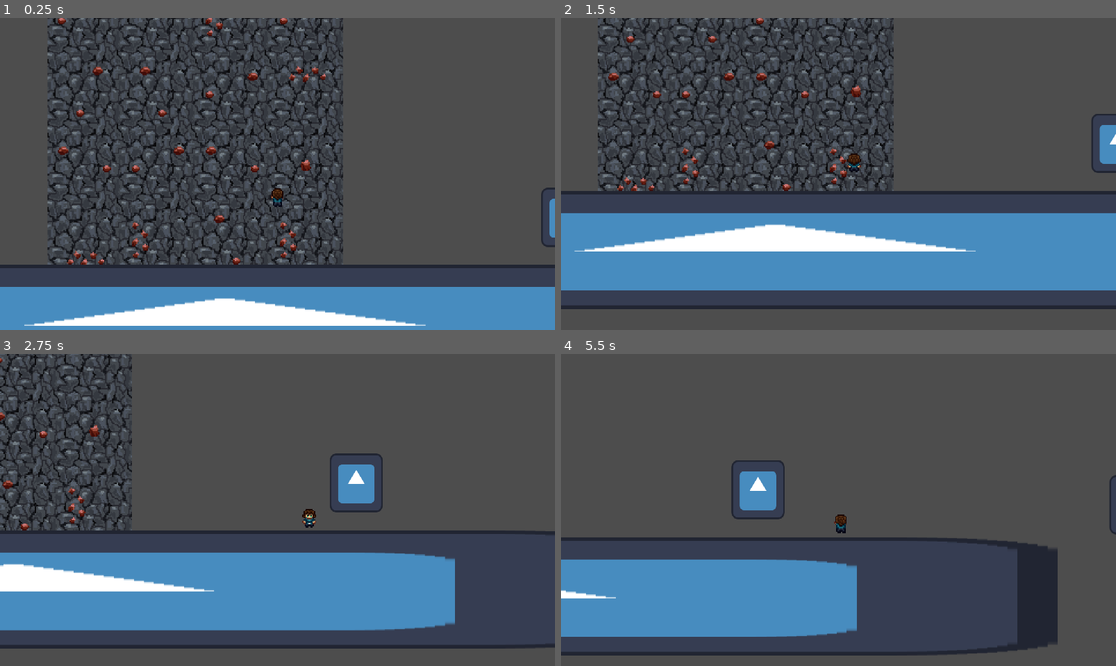
Above: before the commit, frames 1-4 (two rows, left to right).
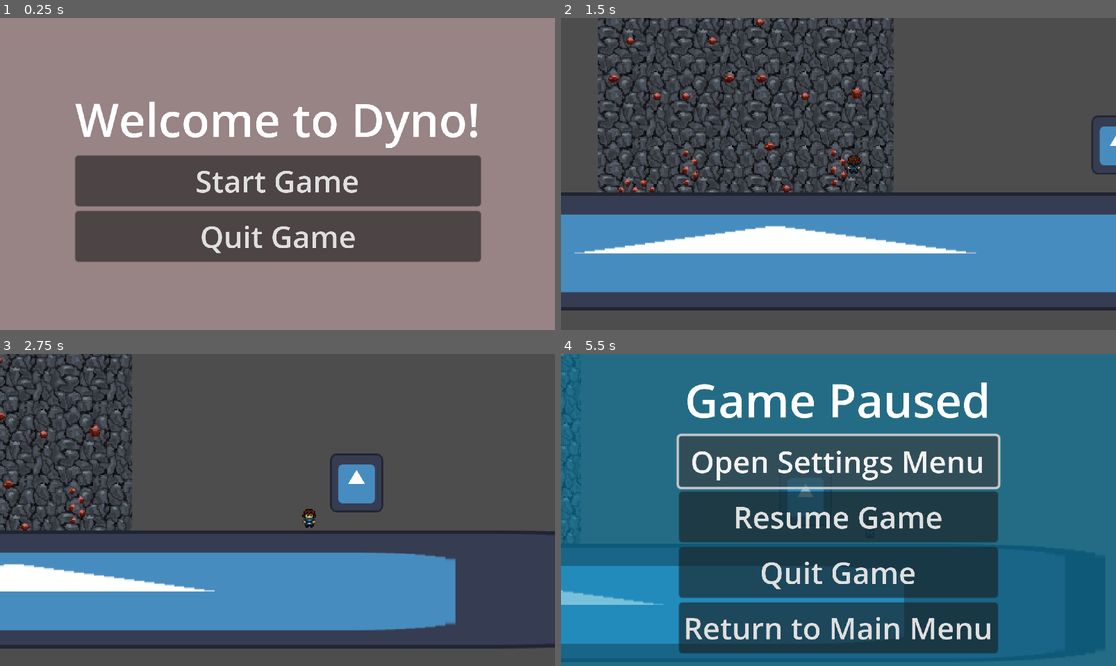
Above: after the commit, the same moments.

Repository: Tylefrost/Dyno
Game: Godot game, scene res://level_1.tscn
Two runs of this game, one before a commit and one after it. Both use one fixed random seed, a clock stepped at 60 frames per second and the inputs below. The engine's default icon, where the game draws it, is replaced by a stand-in: a white triangle on a blue panel in a dark square.
Inputs (mouse positions are in pixels of both pictures, inside the frame that each line leads up to):
- Up to frame 1 (0.25 s): no input
- Up to frame 2 (1.5 s): click (838, 180) at 0.5 s, where only the run after the commit has a clickable "Start Game"; move the mouse to (960, 158) at 1.27 s; hold D (right) from 1.28 s (still down); click (960, 158) at 1.35 s
- Up to frame 3 (2.75 s): keep holding D (right); tap Space (jump) at 1.52, 2.27 s; move the mouse to (166, 525) at 2.02 s; click (166, 525) at 2.1 s
- Up to frame 4 (5.5 s): move the mouse to (894, 441) at 2.77 s; release D (right) at 2.78 s; hold A (left) 2.78-3.53 s; click (894, 441) at 2.85 s; move the mouse to (810, 572) at 3.52 s; hold D (right) 3.53-5 s; click (810, 572) at 3.6 s; tap Space (jump) at 3.77, 4.52 s; move the mouse to (1005, 556) at 4.27 s; click (1005, 556) at 4.35 s; tap Escape (pause, bound only after the commit) at 4.9 s; click (838, 460) at 5 s, where only the run after the commit has a clickable "Open Settings Menu"

The runs differ from the first frame. In frame 1, 84% of the frame differs, in the area x 0-100%, y 0-100%; in frame 2, 13%; in frame 3, 0.6%; in frame 4, 98%.

Commit message:
added menus

Diff:
--- /dev/null
+++ b/DeathScreen.gd
@@ -0,0 +1,35 @@
+extends Control
+
+@onready var player = $"../../Player"
+
+
+# Called when the node enters the scene tree for the first time.
+func _ready():
+	pass # Replace with function body.
+
+
+# Called every frame. 'delta' is the elapsed time since the previous frame.
+func _process(_delta):
+	if player.player_alive == false:
+		visible = true
+		get_tree().paused = true
+		Input.set_mouse_mode(Input.MOUSE_MODE_VISIBLE)
+
+
+func _on_restartbutton_pressed():
+
+	get_tree().reload_current_scene()
+
+func _on_respawnbutton_pressed():
+	get_tree().paused = false
+	GameManager.respawn_player()
+	visible = false
+
+
+func _on_quitbutton_pressed():
+	get_tree().quit()
+
+
+func _on_returnbutton_pressed():
+	get_tree().paused = false
+	get_tree().reload_current_scene()
--- /dev/null
+++ b/PauseMenu.gd
@@ -0,0 +1,32 @@
+extends Control
+var _is_paused:bool = false:
+	set(value):
+		_is_paused = value
+		get_tree().paused = _is_paused
+		if $"../MainMenu".visible == false and _is_paused == true:
+			visible = true
+		else:
+			visible = false
+
+func _unhandled_input(event: InputEvent) -> void:
+	if event.is_action_pressed("pause"):
+		_is_paused = !_is_paused
+		if _is_paused == true:
+			Input.set_mouse_mode(Input.MOUSE_MODE_VISIBLE)
+		else:
+			Input.set_mouse_mode(Input.MOUSE_MODE_CAPTURED)
+
+
+
+func _on_resume_pressed() -> void:
+	_is_paused = false
+	Input.set_mouse_mode(Input.MOUSE_MODE_CAPTURED)
+
+
+func _on_quit_pressed() -> void:
+	get_tree().quit()
+
+
+func _on_returntomenu_pressed():
+	_is_paused = false
+	get_tree().reload_current_scene()
--- /dev/null
+++ b/canvas_layer.tscn
@@ -0,0 +1,243 @@
+[gd_scene load_steps=5 format=3 uid="uid://c7my3npvtbly8"]
+
+[ext_resource type="Script" path="res://main_menu.gd" id="1_vmrce"]
+[ext_resource type="Script" path="res://PauseMenu.gd" id="2_8hebc"]
+[ext_resource type="Script" path="res://DeathScreen.gd" id="3_f0igq"]
+[ext_resource type="Script" path="res://win_screen.gd" id="4_ttnsv"]
+
+[node name="CanvasLayer" type="CanvasLayer"]
+
+[node name="MainMenu" type="Control" parent="."]
+process_mode = 3
+layout_mode = 3
+anchors_preset = 15
+anchor_right = 1.0
+anchor_bottom = 1.0
+grow_horizontal = 2
+grow_vertical = 2
+script = ExtResource("1_vmrce")
+
+[node name="ColorRect" type="ColorRect" parent="MainMenu"]
+layout_mode = 1
+anchors_preset = 15
+anchor_right = 1.0
+anchor_bottom = 1.0
+grow_horizontal = 2
+grow_vertical = 2
+color = Color(0.594641, 0.514437, 0.522888, 1)
+
+[node name="GridContainer" type="GridContainer" parent="MainMenu"]
+layout_mode = 1
+anchors_preset = 8
+anchor_left = 0.5
+anchor_top = 0.5
+anchor_right = 0.5
+anchor_bottom = 0.5
+grow_horizontal = 2
+grow_vertical = 2
+
+[node name="Label" type="Label" parent="MainMenu/GridContainer"]
+layout_mode = 2
+theme_override_font_sizes/font_size = 40
+text = "Welcome to Dyno!"
+
+[node name="Start" type="Button" parent="MainMenu/GridContainer"]
+layout_mode = 2
+theme_override_font_sizes/font_size = 26
+text = "Start Game"
+
+[node name="quit" type="Button" parent="MainMenu/GridContainer"]
+layout_mode = 2
+theme_override_font_sizes/font_size = 26
+text = "Quit Game"
+
+[node name="PauseMenu" type="Control" parent="."]
+process_mode = 3
+visible = false
+layout_mode = 3
+anchors_preset = 15
+anchor_right = 1.0
+anchor_bottom = 1.0
+grow_horizontal = 2
+grow_vertical = 2
+size_flags_horizontal = 4
+size_flags_vertical = 0
+script = ExtResource("2_8hebc")
+
+[node name="ColorRect" type="ColorRect" parent="PauseMenu"]
+layout_mode = 1
+anchors_preset = 15
+anchor_right = 1.0
+anchor_bottom = 1.0
+grow_horizontal = 2
+grow_vertical = 2
+color = Color(0, 0.537255, 0.721569, 0.52549)
+
+[node name="GridContainer" type="GridContainer" parent="PauseMenu"]
+layout_mode = 1
+anchors_preset = 8
+anchor_left = 0.5
+anchor_top = 0.5
+anchor_right = 0.5
+anchor_bottom = 0.5
+offset_left = -137.5
+offset_top = -123.5
+offset_right = 137.5
+offset_bottom = 123.5
+grow_horizontal = 2
+grow_vertical = 2
+
+[node name="Label" type="Label" parent="PauseMenu/GridContainer"]
+layout_mode = 2
+size_flags_horizontal = 4
+theme_override_font_sizes/font_size = 40
+text = "Game Paused"
+horizontal_alignment = 1
+
+[node name="settings" type="Button" parent="PauseMenu/GridContainer"]
+layout_mode = 2
+theme_override_font_sizes/font_size = 26
+text = "Open Settings Menu"
+
+[node name="resume" type="Button" parent="PauseMenu/GridContainer"]
+layout_mode = 2
+theme_override_font_sizes/font_size = 26
+text = "Resume Game"
+
+[node name="quit" type="Button" parent="PauseMenu/GridContainer"]
+layout_mode = 2
+size_flags_vertical = 4
+theme_override_font_sizes/font_size = 26
+text = "Quit Game"
+
+[node name="returntomenu" type="Button" parent="PauseMenu/GridContainer"]
+layout_mode = 2
+theme_override_font_sizes/font_size = 26
+text = "Return to Main Menu"
+
+[node name="DeathScreen" type="Control" parent="."]
+process_mode = 3
+visible = false
+layout_mode = 3
+anchors_preset = 15
+anchor_right = 1.0
+anchor_bottom = 1.0
+grow_horizontal = 2
+grow_vertical = 2
+script = ExtResource("3_f0igq")
+
+[node name="ColorRect" type="ColorRect" parent="DeathScreen"]
+layout_mode = 1
+anchors_preset = 15
+anchor_right = 1.0
+anchor_bottom = 1.0
+grow_horizontal = 2
+grow_vertical = 2
+color = Color(0.670928, 0.00877933, 9.62615e-08, 1)
+
+[node name="GridContainer" type="GridContainer" parent="DeathScreen"]
+layout_mode = 1
+anchors_preset = 8
+anchor_left = 0.5
+anchor_top = 0.5
+anchor_right = 0.5
+anchor_bottom = 0.5
+offset_left = -117.5
+offset_top = -81.0
+offset_right = 117.5
+offset_bottom = 81.0
+grow_horizontal = 2
+grow_vertical = 2
+
+[node name="Label" type="Label" parent="DeathScreen/GridContainer"]
+layout_mode = 2
+theme_override_font_sizes/font_size = 40
+text = "You've expired"
+horizontal_alignment = 1
+
+[node name="restartbutton" type="Button" parent="DeathScreen/GridContainer"]
+layout_mode = 2
+theme_override_font_sizes/font_size = 26
+text = "Restart Game"
+
+[node name="respawnbutton" type="Button" parent="DeathScreen/GridContainer"]
+layout_mode = 2
+theme_override_font_sizes/font_size = 26
+text = "Respawn at Checkpoint"
+
+[node name="quitbutton" type="Button" parent="DeathScreen/GridContainer"]
+layout_mode = 2
+theme_override_font_sizes/font_size = 26
+text = "Quit Game"
+
+[node name="returnbutton" type="Button" parent="DeathScreen/GridContainer"]
+layout_mode = 2
+theme_override_font_sizes/font_size = 26
+text = "Return to Main Menu"
+
+[node name="WinScreen" type="Control" parent="."]
+process_mode = 3
+visible = false
+layout_mode = 3
+anchors_preset = 15
+anchor_right = 1.0
+anchor_bottom = 1.0
+grow_horizontal = 2
+grow_vertical = 2
+script = ExtResource("4_ttnsv")
+
+[node name="ColorRect" type="ColorRect" parent="WinScreen"]
+layout_mode = 1
+anchors_preset = 15
+anchor_right = 1.0
+anchor_bottom = 1.0
+grow_horizontal = 2
+grow_vertical = 2
+color = Color(0.0705882, 0.988235, 0.411765, 1)
+
+[node name="GridContainer" type="GridContainer" parent="WinScreen"]
+layout_mode = 1
+anchors_preset = 8
+anchor_left = 0.5
+anchor_top = 0.5
+anchor_right = 0.5
+anchor_bottom = 0.5
+offset_left = -86.5
+offset_top = -46.5
+offset_right = 86.5
+offset_bottom = 46.5
+grow_horizontal = 2
+grow_vertical = 2
+
+[node name="Label" type="Label" parent="WinScreen/GridContainer"]
+layout_mode = 2
+size_flags_horizontal = 4
+theme_override_font_sizes/font_size = 40
+text = "You Won!!!"
+
+[node name="returnbutton" type="Button" parent="WinScreen/GridContainer"]
+layout_mode = 2
+size_flags_horizontal = 4
+size_flags_vertical = 4
+theme_override_font_sizes/font_size = 26
+text = "Return to Main Menu"
+
+[node name="quitbutton" type="Button" parent="WinScreen/GridContainer"]
+layout_mode = 2
+size_flags_horizontal = 4
+size_flags_vertical = 4
+theme_override_font_sizes/font_size = 26
+text = "Quit Game"
+
+[connection signal="tree_exited" from="MainMenu" to="." method="_on_main_menu_tree_exited"]
+[connection signal="pressed" from="MainMenu/GridContainer/Start" to="MainMenu" method="_on_start_pressed"]
+[connection signal="pressed" from="MainMenu/GridContainer/quit" to="MainMenu" method="_on_quit_pressed"]
+[connection signal="pressed" from="PauseMenu/GridContainer/resume" to="PauseMenu" method="_on_resume_pressed"]
+[connection signal="pressed" from="PauseMenu/GridContainer/quit" to="PauseMenu" method="_on_quit_pressed"]
+[connection signal="pressed" from="PauseMenu/GridContainer/returntomenu" to="PauseMenu" method="_on_returntomenu_pressed"]
+[connection signal="pressed" from="DeathScreen/GridContainer/restartbutton" to="DeathScreen" method="_on_restartbutton_pressed"]
+[connection signal="pressed" from="DeathScreen/GridContainer/respawnbutton" to="DeathScreen" method="_on_respawnbutton_pressed"]
+[connection signal="pressed" from="DeathScreen/GridContainer/quitbutton" to="DeathScreen" method="_on_quitbutton_pressed"]
+[connection signal="pressed" from="DeathScreen/GridContainer/returnbutton" to="DeathScreen" method="_on_returnbutton_pressed"]
+[connection signal="pressed" from="WinScreen/GridContainer/returnbutton" to="WinScreen" method="_on_returnbutton_pressed"]
+[connection signal="pressed" from="WinScreen/GridContainer/quitbutton" to="WinScreen" method="_on_quitbutton_pressed"]
--- a/level_1.tscn
+++ b/level_1.tscn
@@ -1,8 +1,9 @@
-[gd_scene load_steps=7 format=3 uid="uid://dxjlhdpfui63a"]
+[gd_scene load_steps=8 format=3 uid="uid://ecru1uw7lprw"]
 
-[ext_resource type="PackedScene" uid="uid://pbwsgj41al4a" path="res://player.tscn" id="1_7x2ns"]
+[ext_resource type="PackedScene" uid="uid://c531d4s7cl2vb" path="res://player.tscn" id="1_7x2ns"]
 [ext_resource type="Texture2D" uid="uid://d2wwqec14d3pj" path="res://icon.svg" id="2_d2yj7"]
-[ext_resource type="PackedScene" uid="uid://7way10li42pb" path="res://tileset.tscn" id="3_w3p6v"]
+[ext_resource type="PackedScene" uid="uid://ctqjtbmujnxk2" path="res://tileset.tscn" id="3_w3p6v"]
+[ext_resource type="PackedScene" uid="uid://c7my3npvtbly8" path="res://canvas_layer.tscn" id="4_2jowy"]
 
 [sub_resource type="RectangleShape2D" id="RectangleShape2D_onamc"]
 size = Vector2(130.825, 134)
@@ -55,3 +56,5 @@
 
 [node name="Node2D" parent="." instance=ExtResource("3_w3p6v")]
 z_index = -1
+
+[node name="CanvasLayer" parent="." instance=ExtResource("4_2jowy")]
--- /dev/null
+++ b/main_menu.gd
@@ -0,0 +1,20 @@
+extends Control
+
+# Called when the node enters the scene tree for the first time.
+func _ready():
+	get_tree().paused = true
+
+
+# Called every frame. 'delta' is the elapsed time since the previous frame.
+func _process(delta):
+	pass
+
+
+func _on_quit_pressed() -> void:
+	get_tree().quit()
+
+
+func _on_start_pressed() -> void:
+	visible = false
+	get_tree().paused = false
+	Input.set_mouse_mode(Input.MOUSE_MODE_CAPTURED)
--- a/player.gd
+++ b/player.gd
@@ -1,9 +1,9 @@
 extends CharacterBody2D
 class_name Player
-
 #affects swing and jump
 @export var gravity_strength = 8
-
+var player_alive = true
+var player_won = false
 #jumping
 @export var max_jump_force = 200
 @export var min_jump_force = 100
@@ -39,6 +39,7 @@
 		velocity.x = 0
 
 func _physics_process(delta):
+
 	hook()
 	queue_redraw()
 	if hooked:
@@ -139,4 +140,4 @@
 		velocity = Vector2.ZERO
 
 func die():
-	GameManager.respawn_player()
+	player_alive = false
--- a/project.godot
+++ b/project.godot
@@ -47,6 +47,11 @@
 "events": [Object(InputEventKey,"resource_local_to_scene":false,"resource_name":"","device":-1,"window_id":0,"alt_press …(191 unchanged characters)…
 ]
 }
+pause={
+"deadzone": 0.5,
+"events": [Object(InputEventKey,"resource_local_to_scene":false,"resource_name":"","device":-1,"window_id":0,"alt_pressed":false,"shift_pressed":false,"ctrl_pressed":false,"meta_pressed":false,"pressed":false,"keycode":0,"physical_keycode":4194305,"key_label":0,"unicode":0,"location":0,"echo":false,"script":null)
+]
+}
 
 [rendering]
 
--- /dev/null
+++ b/win_screen.gd
@@ -0,0 +1,24 @@
+extends Control
+
+@onready var player = $"../../Player"
+
+# Called when the node enters the scene tree for the first time.
+func _ready():
+	pass # Replace with function body.
+
+
+# Called every frame. 'delta' is the elapsed time since the previous frame.
+func _process(delta):
+	if player.player_won == true:
+		visible = true
+		get_tree().paused = true
+		Input.set_mouse_mode(Input.MOUSE_MODE_VISIBLE)
+
+
+func _on_returnbutton_pressed():
+	get_tree().paused = false
+	get_tree().reload_current_scene()
+
+
+func _on_quitbutton_pressed():
+	get_tree().quit()
Not shown: 1 places in player.tscn that only renumber resources
Not shown: 1 places in tileset.tscn that only renumber resources
